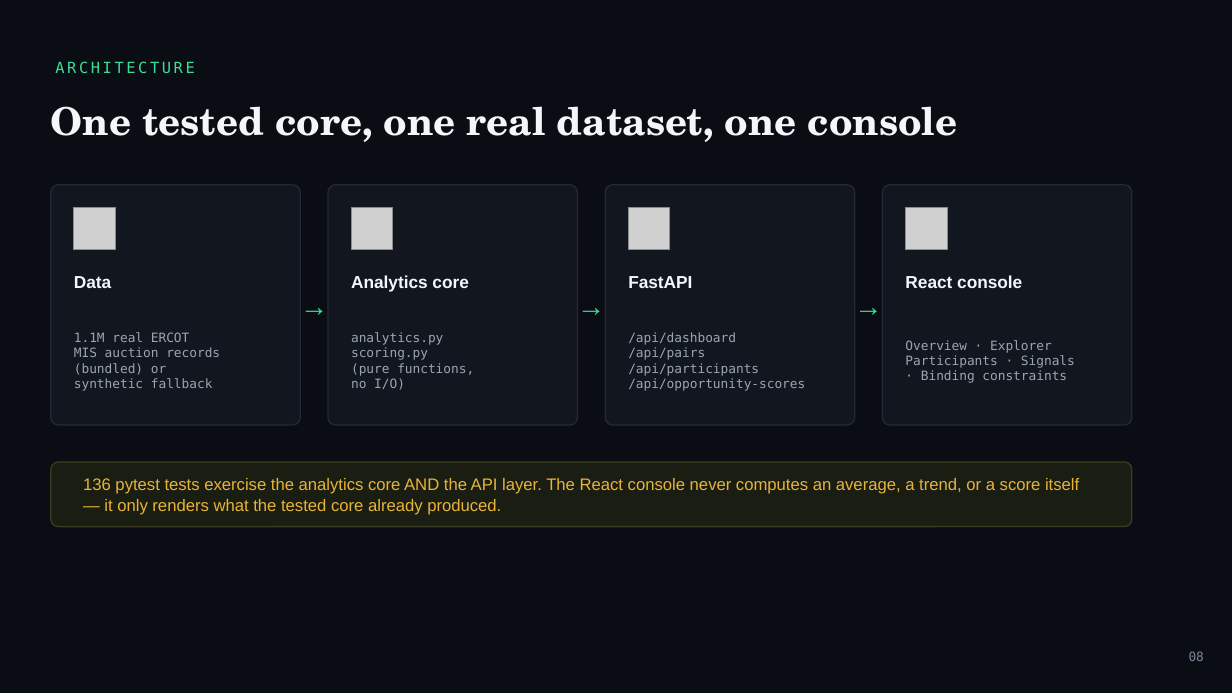
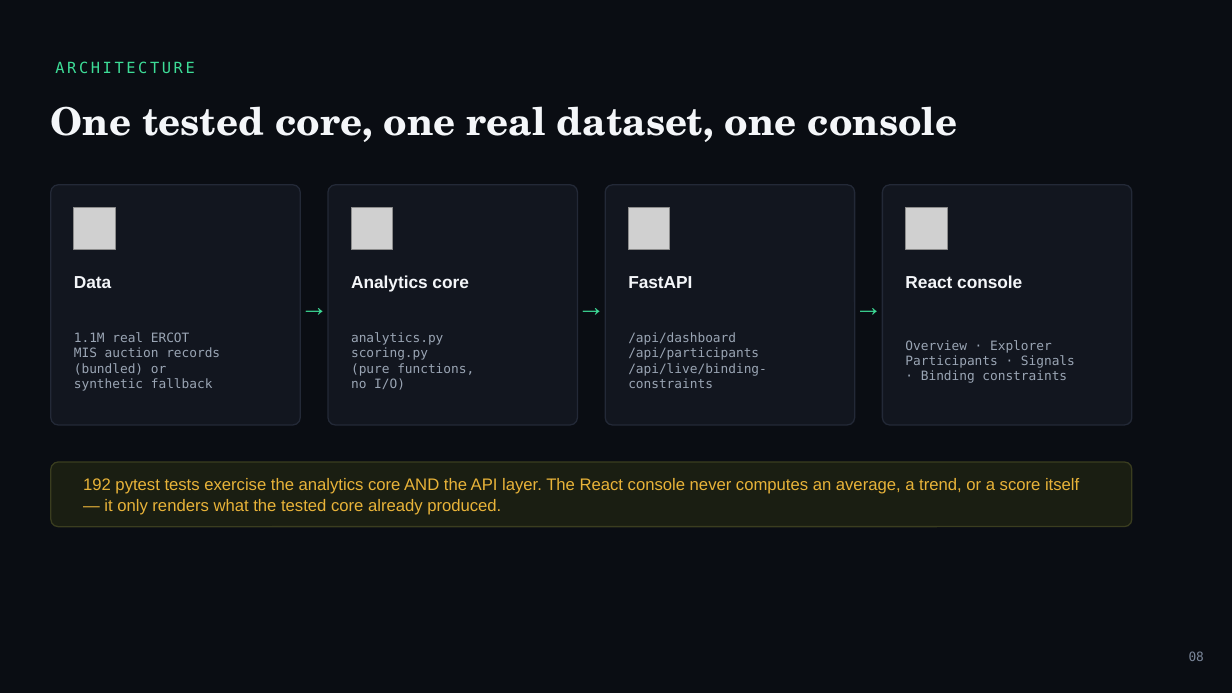
Before and after one commit to saifa18/crr_capstone, a slide deck: slide 8 of presentation/ERCOT_CRR_Capstone_Presentation.pptx. Drawn at 1232x693 pixels with LibreOffice and Linux fonts; fonts in the diff are those of the drawing; grey boxes stand for pictures. Boxes give left, top, right and bottom in pixels: in the first picture for what was removed or moved away, otherwise in the second. Text is boxed around its words. In the diff, an @@ line names an element or a change of style, - is before the commit and + after.

```diff
--- a/presentation/ERCOT_CRR_Capstone_Presentation.pptx
+++ b/presentation/ERCOT_CRR_Capstone_Presentation.pptx
@@ text at (x1=628, y1=347, x2=705, y2=360): paragraph removed @@
-/api/pairs
@@ text at (x1=628, y1=363, x2=767, y2=388): text changed @@
-/api/opportunity-scores
+/api/live/binding-
+constraints
@@ text at (x1=83, y1=478, x2=1079, y2=515): text changed @@
-136 pytest tests exercise the analytics core AND the API layer. The React console never computes an average, a trend, or a score itself — it only renders what the tested core already produced.
+192 pytest tests exercise the analytics core AND the API layer. The React console never computes an average, a trend, or a score itself — it only renders what the tested core already produced.
```
Also in this commit, not shown: 6 other slides changed, 2 other files.
